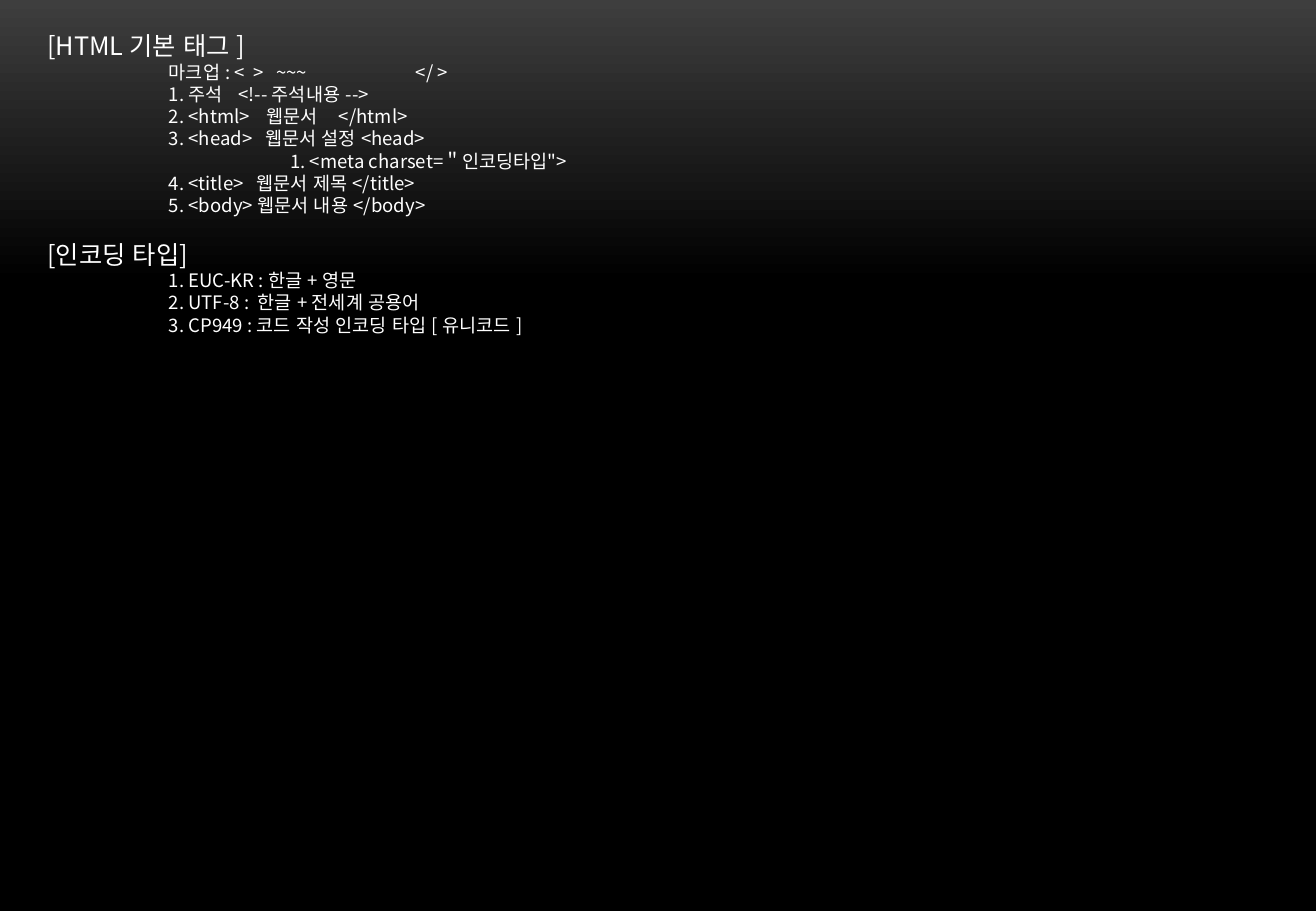
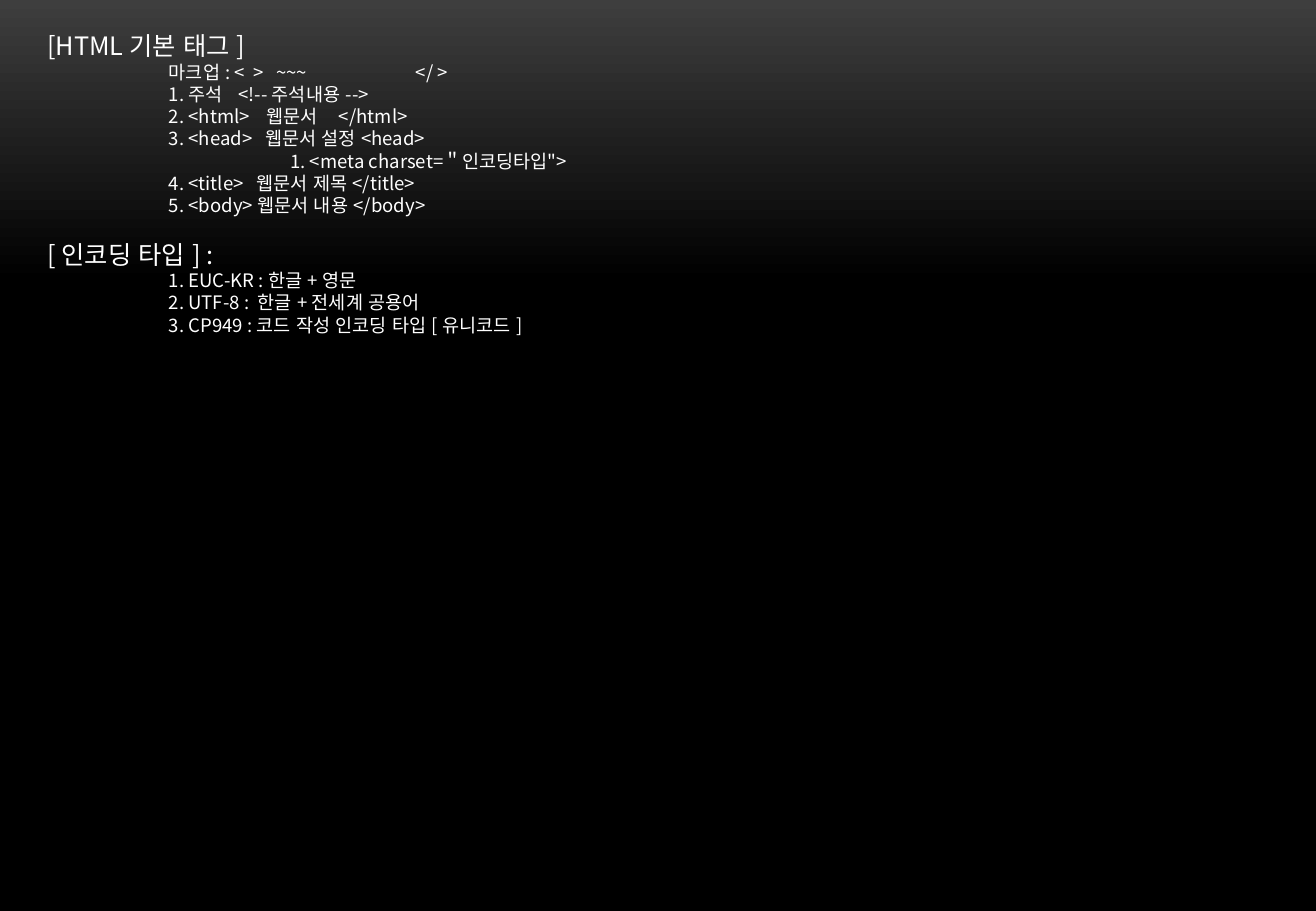
Before and after one commit to itdanja/web_ezen_1, a slide deck: slide 6 of front/src/main/webapp/web.pptx (slide 5 before the commit). Drawn at 1316x911 pixels with LibreOffice and Linux fonts; fonts in the diff are those of the drawing; background and template pictures are left out. Boxes give left, top, right and bottom in pixels: in the first picture for what was removed or moved away, otherwise in the second. Text is boxed around its words. In the diff, an @@ line names an element or a change of style, - is before the commit and + after.

```diff
--- a/front/src/main/webapp/web.pptx
+++ b/front/src/main/webapp/web.pptx
@@ text at bbox=[62, 243, 185, 266]: text changed @@
-[인코딩 타입]
+[ 인코딩 타입 ] :
```
Also in this commit, not shown: 2 other slides changed, 8 slides added, 1 other file.
